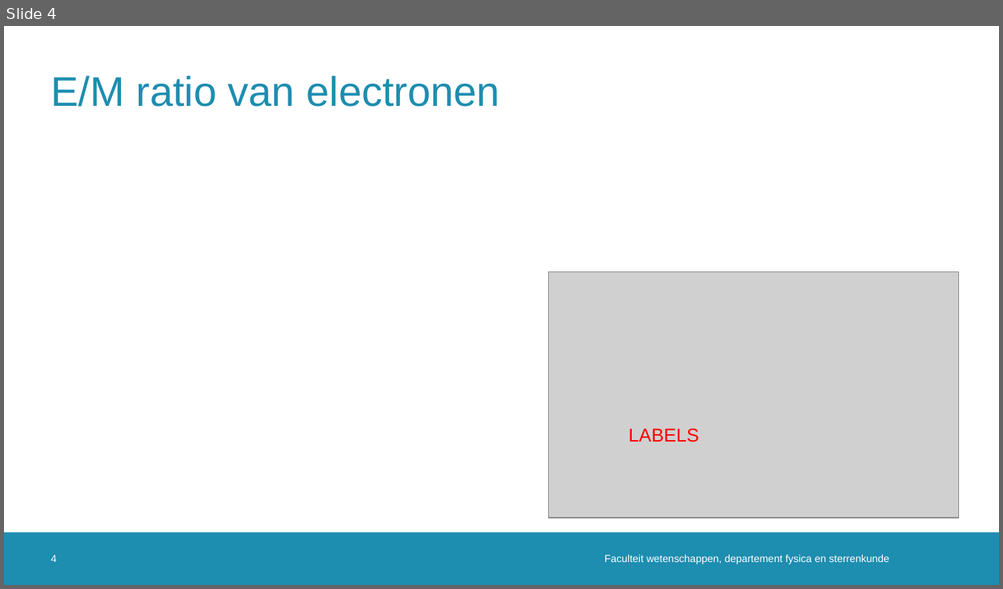
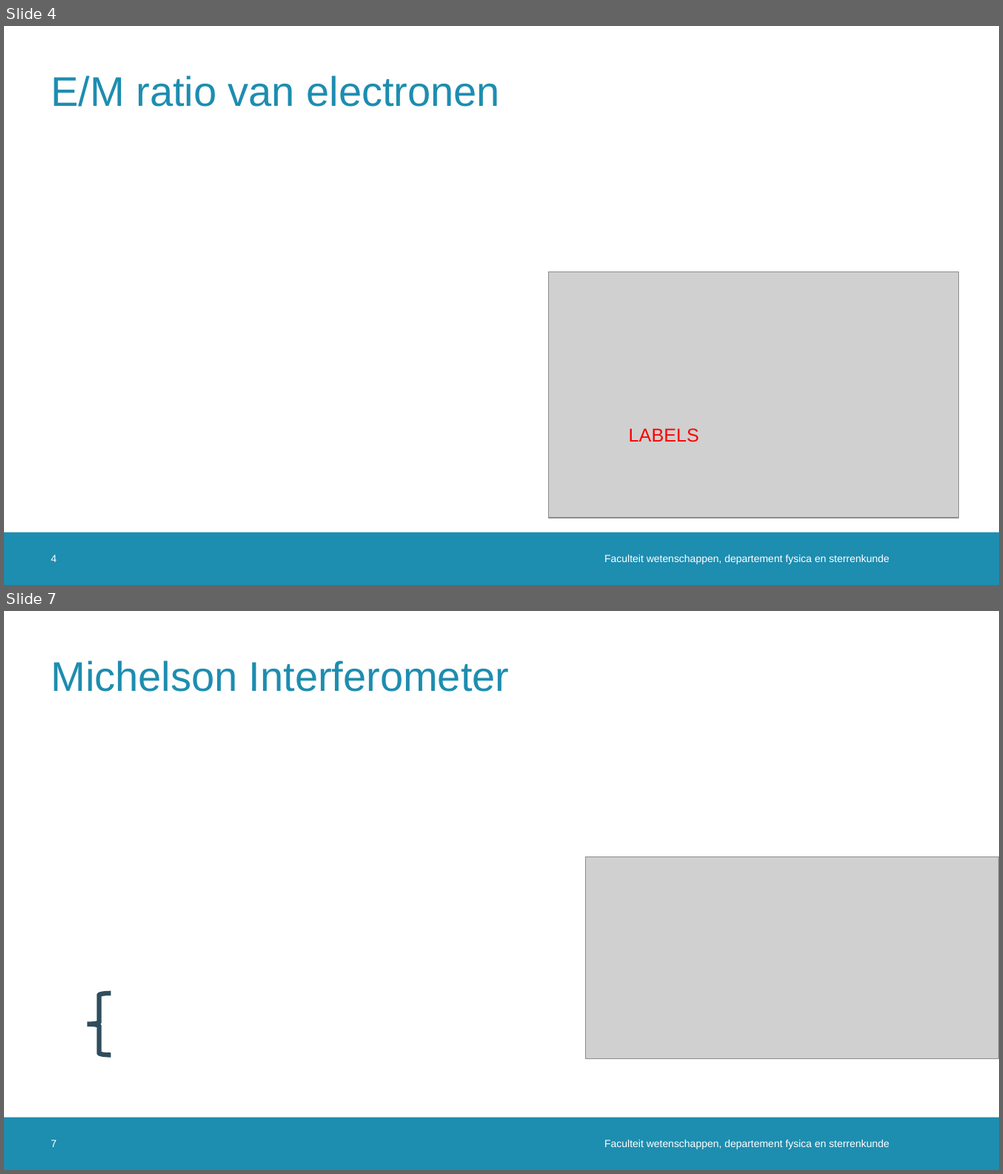
Before and after one commit to MathiMuts/Experimentele, a slide deck: Practicum13_(Advanced_2)/Geavanceerde-proeven.pptx. Shown one above the other, each under a label of ours: slide 4 before the commit, slides 4 and 7 after it; the slides between them are not shown. The pictures are 1003x589 and 1003x1174 pixels, drawn with LibreOffice and Linux fonts; fonts in the diff are those of the drawing; grey boxes stand for pictures; background and template pictures are left out. Boxes give left, top, right and bottom in pixels: in the first picture for what was removed or moved away, otherwise in the second. Text is boxed around its words. In the diff, an @@ line names an element or a change of style, - is before the commit and + after.

```diff
--- a/Practicum13_(Advanced_2)/Geavanceerde-proeven.pptx
+++ b/Practicum13_(Advanced_2)/Geavanceerde-proeven.pptx
@@ slide 7 added at <box>4,611,999,1170</box>, background #FFFFFF; not listed: 1 template element that a slide beside it also shows @@
@@ title added at <box>51,661,509,692</box>, 40 pt, text #1D8DB0 @@
+Michelson Interferometer
@@ picture added at <box>586,857,999,1059</box> @@
@@ left brace added at <box>88,994,111,1056</box>, outline #2F4D5D 4.5 pt @@
@@ page number added at <box>51,1140,57,1147</box>, 10 pt, text #FFFFFF @@
+7
@@ text added at <box>604,1140,889,1150</box>, 10 pt, text #FFFFFF @@
+Faculteit wetenschappen, departement fysica en sterrenkunde
```
Also in this commit, not shown: 3 slides changed, 3 other slides added.
